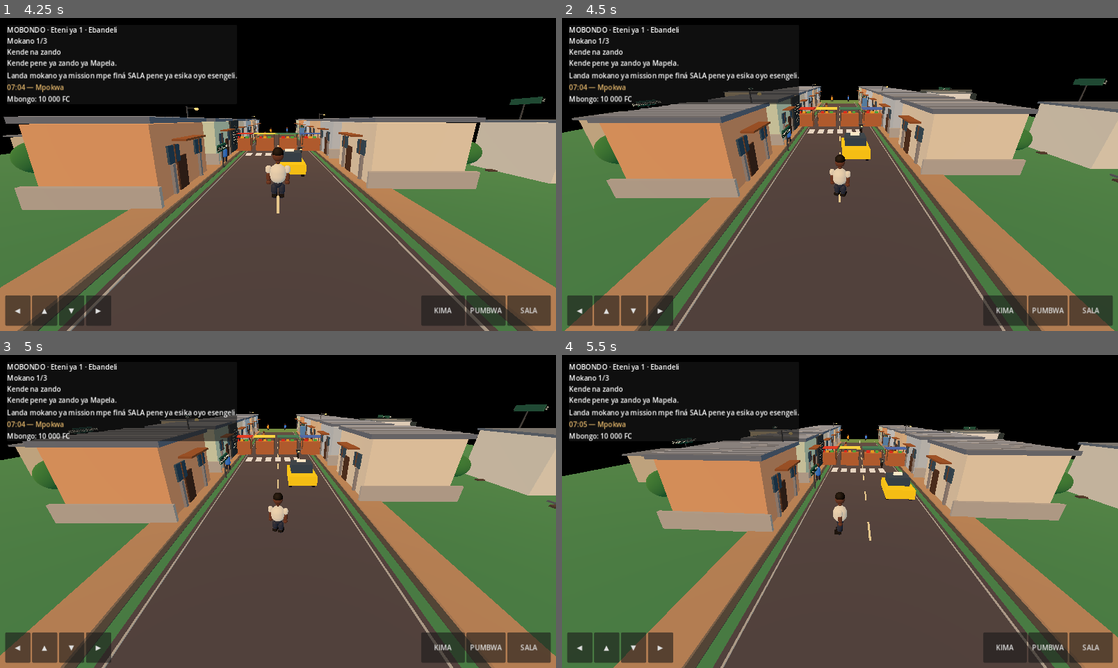
Above: before the commit, frames 1-4 (two rows, left to right).
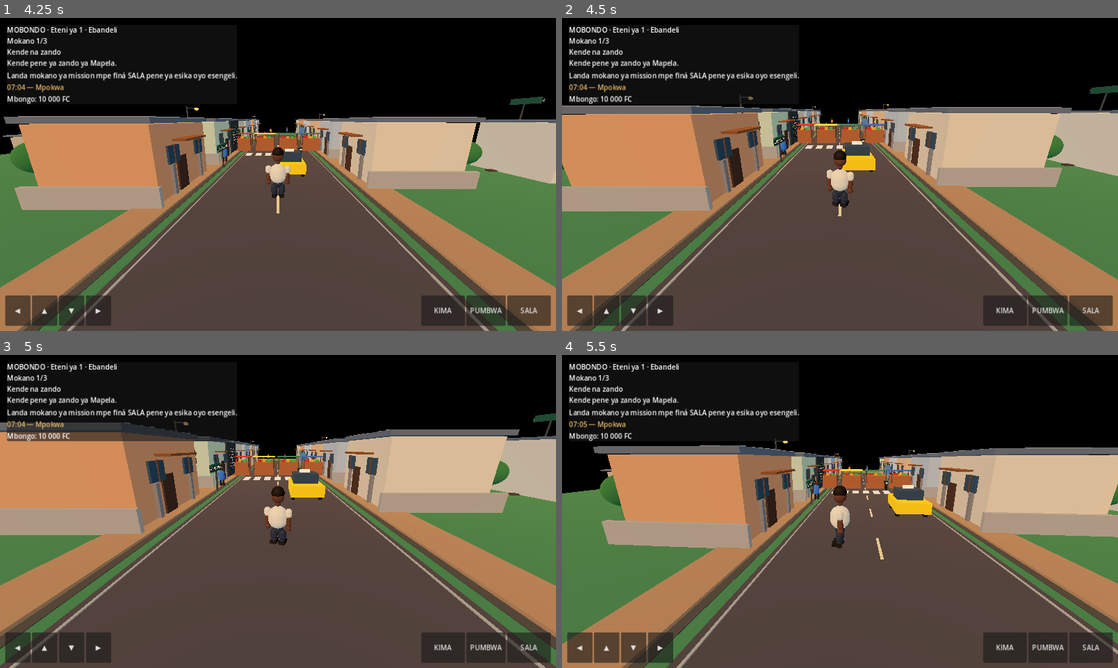
Above: after the commit, the same moments.

Repository: benimandala210-sudo/MOBONDO
Game: Godot game, scene res://scenes/main.tscn
Two runs of this game, one before a commit and one after it. Both use one fixed random seed, a clock stepped at 60 frames per second and the inputs below.
Inputs (mouse positions are in pixels of both pictures, inside the frame that each line leads up to):
- Up to frame 1 (4.25 s): click "BANDÁ KOSALA" at 0.5 s; click "MODE HISTOIRE" at 1.25 s; tap Enter at 2, 3.5 s; move the mouse to (400, 158) at 2.02 s; hold D (move_right) 2.03-2.75 s; hold Shift (sprint) 2.03-2.75 s; click (400, 158) at 2.17 s; tap Space (jump) at 2.27, 2.75 s; drag from (166, 190) to (250, 237) at 2.77 s; move the mouse to (333, 105) at 3.52 s; hold D (move_right) from 3.53 s (still down); hold Shift (sprint) from 3.53 s (still down); click (333, 105) at 3.67 s
- Up to frame 2 (4.5 s): release D (move_right) at 4.25 s; release Shift (sprint) at 4.25 s; drag from (812, 237) to (673, 127) at 4.27 s
- Up to frame 3 (5 s): no input
- Up to frame 4 (5.5 s): move the mouse to (1006, 558) at 5.02 s; hold A (move_left) from 5.03 s (still down); hold Shift (sprint) from 5.03 s (still down); click (1006, 558) at 5.17 s; tap Space (jump) at 5.27 s

Frame 1 is identical in both runs. In frame 2, 31% of the frame differs, in the area x 0-100%, y 19-100%; in frame 3, 36%, in the area x 0-100%, y 15-100%; in frame 4, 33%.

Commit message:
Add touch-orbit third-person camera controls

Diff:
--- a/scripts/main.gd
+++ b/scripts/main.gd
@@ -53,6 +53,10 @@
 var routine_refresh_timer := 0.0
 var sunlight: DirectionalLight3D
 var world_clock_label: Label
+var camera_yaw := 0.0
+var camera_pitch := 0.22
+var camera_distance := 7.0
+var camera_dragging := false
 
 func _ready() -> void:
     _setup_world()
@@ -92,9 +96,14 @@
                 glow_color.a = 0.12 + (sin(menu_time * 0.7) + 1.0) * 0.025
                 menu_glow.color = glow_color
         elif is_instance_valid(player) and not transition_active:
-            var camera_target := player.global_position + Vector3(0, 5.6, 9.0)
-            camera.global_position = camera.global_position.lerp(camera_target, minf(delta * 5.5, 1.0))
-            var look_target := player.global_position + Vector3(0, 1.15, 0)
+            var orbit_offset := Vector3(
+                sin(camera_yaw) * cos(camera_pitch),
+                sin(camera_pitch),
+                cos(camera_yaw) * cos(camera_pitch)
+            ) * camera_distance
+            var camera_target := player.global_position + Vector3(0, 1.8, 0) + orbit_offset
+            camera.global_position = camera.global_position.lerp(camera_target, minf(delta * 7.0, 1.0))
+            var look_target := player.global_position + Vector3(0, 1.25, 0)
             camera.look_at(look_target, Vector3.UP)
     if not menu_active:
         _update_mobile_direction()
@@ -104,6 +113,19 @@
     if event is InputEventKey and event.pressed and not event.echo:
         if event.keycode == KEY_E:
             _perform_action()
+    elif event is InputEventScreenDrag and not menu_active:
+        var screen_width := get_viewport().get_visible_rect().size.x
+        if event.position.x >= screen_width * 0.38:
+            _rotate_game_camera(event.relative)
+    elif event is InputEventMouseButton:
+        if event.button_index == MOUSE_BUTTON_RIGHT:
+            camera_dragging = event.pressed
+    elif event is InputEventMouseMotion and camera_dragging and not menu_active:
+        _rotate_game_camera(event.relative)
+
+func _rotate_game_camera(delta_pixels: Vector2) -> void:
+    camera_yaw -= delta_pixels.x * 0.006
+    camera_pitch = clampf(camera_pitch + delta_pixels.y * 0.004, -0.12, 0.62)
 
 func _setup_world() -> void:
     var environment := WorldEnvironment.new()
@@ -990,6 +1012,8 @@
         player.visible = true
         player.set_physics_process(false)
 
+    camera_yaw = 0.0
+    camera_pitch = 0.22
     camera.global_position = Vector3(0, 6.5, 12.0)
     camera.look_at(Vector3(0, 1.0, 0), Vector3.UP)
 
